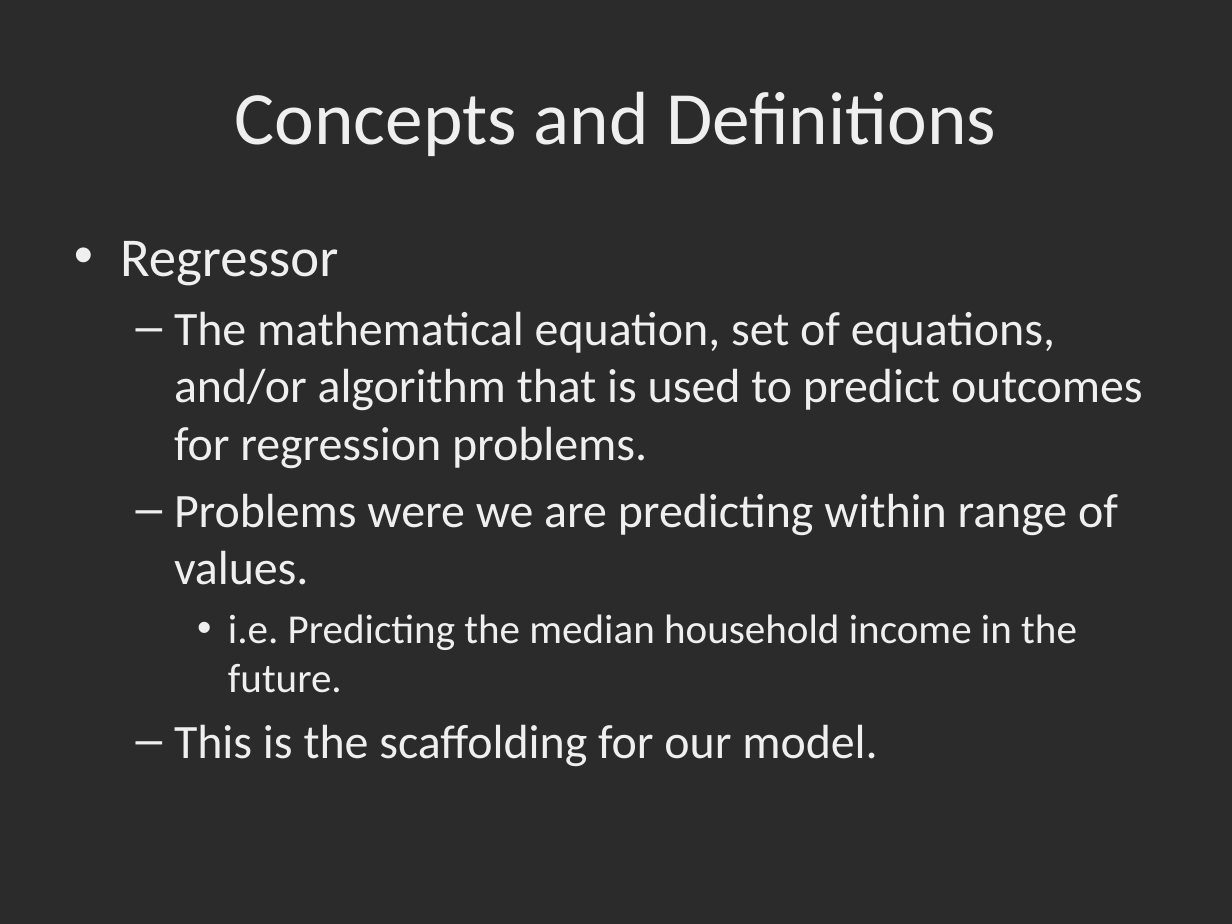
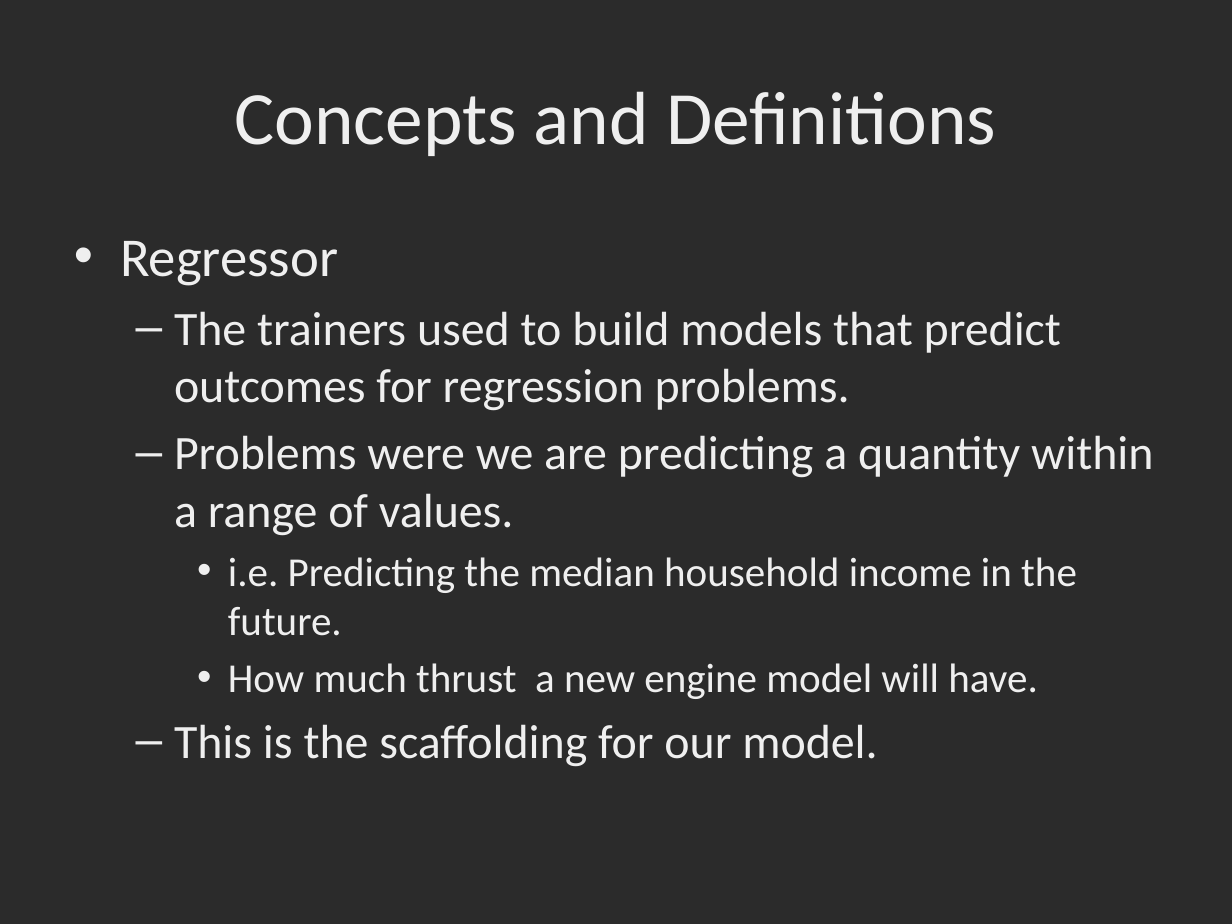
Before and after one commit to dbowmans46/PracticalProgramming, a slide deck: slide 7 of Session 7 - Python/Instructional Material/Session 7 - Python Brief Intro to Machine Learning with Scikit Learn.pptx. Drawn at 1232x924 pixels with LibreOffice and Linux fonts; fonts in the diff are those of the drawing; background and template pictures are left out; a plain dark background stands for a picture behind light text. Boxes give left, top, right and bottom in pixels: in the first picture for what was removed or moved away, otherwise in the second. Text is boxed around its words. In the diff, an @@ line names an element or a change of style, - is before the commit and + after.

```diff
--- a/Session 7 - Python/Instructional Material/Session 7 - Python Brief Intro to Machine Learning with Scikit Learn.pptx
+++ b/Session 7 - Python/Instructional Material/Session 7 - Python Brief Intro to Machine Learning with Scikit Learn.pptx
@@ text at (x1=174, y1=311, x2=1153, y2=536): text changed @@
-  – The mathematical equation, set of equations, and/or algorithm that is used to predict outcomes for regression problems.
-  – Problems were we are predicting within range of values.
+  – The trainers used to build models that predict outcomes for regression problems.
+  – Problems were we are predicting a quantity within a range of values.
@@ text at (x1=228, y1=663, x2=1037, y2=699): paragraph added @@
+    • How much thrust a new engine model will have.
```
Also in this commit, not shown: 16 other slides changed, 12 slides added, 1 other file.
